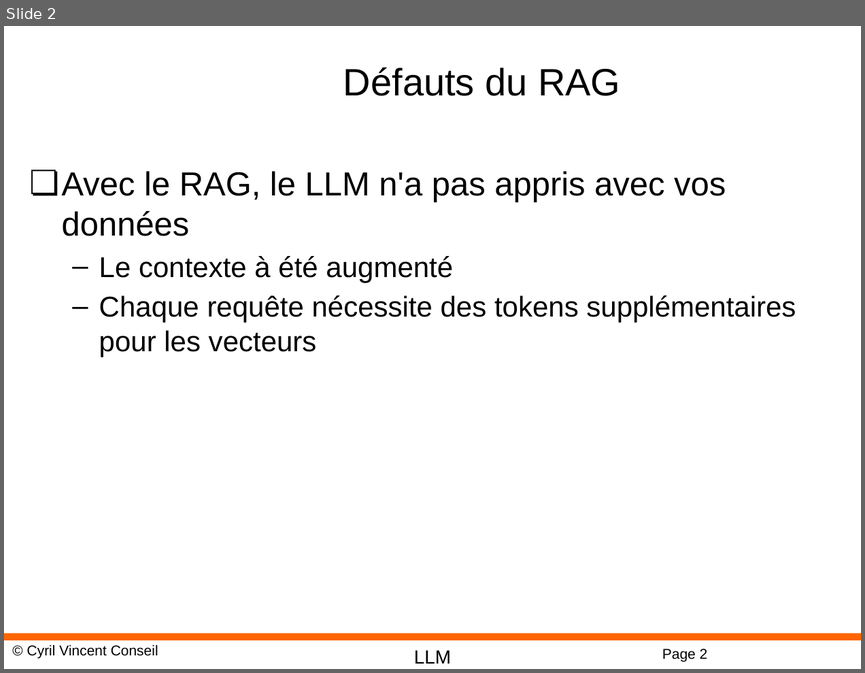
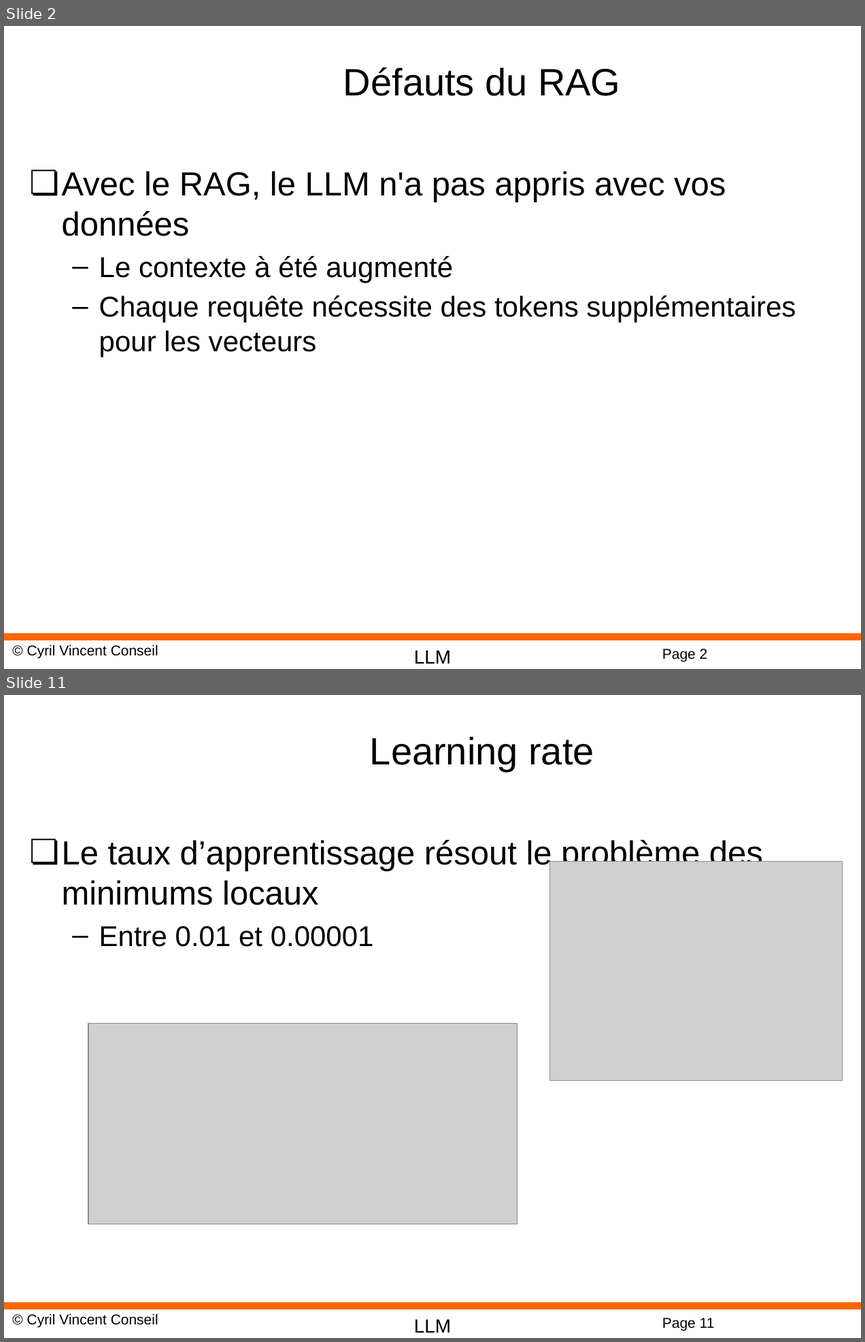
Before and after one commit to cyrilvincent/rag, a slide deck: ppt/RAG13-FineTuning.pptx. Shown one above the other, each under a label of ours: slide 2 before the commit, slides 2 and 11 after it; the slides between them are not shown. The pictures are 865x673 and 865x1342 pixels, drawn with LibreOffice and Linux fonts; fonts in the diff are those of the drawing; grey boxes stand for pictures; background and template pictures are left out. Boxes give left, top, right and bottom in pixels: in the first picture for what was removed or moved away, otherwise in the second. Text is boxed around its words. In the diff, an @@ line names an element or a change of style, - is before the commit and + after.

```diff
--- a/ppt/RAG13-FineTuning.pptx
+++ b/ppt/RAG13-FineTuning.pptx
@@ slide 11 added at [4,695,861,1338], background #FFFFFF; not listed: 4 template elements that a slide beside it also shows @@
@@ title added at [370,736,594,772], 32 pt, text #000000 @@
+Learning rate
@@ text added at [62,838,763,947], 28 pt, text #000000 @@
+❏ Le taux d’apprentissage résout le problème des minimums locaux
+  – Entre 0.01 et 0.00001
@@ picture added at [550,861,842,1081] @@
@@ picture added at [88,1023,517,1223] @@
```
Also in this commit, not shown: 1 slide changed, 11 other slides added, 47 other files.
